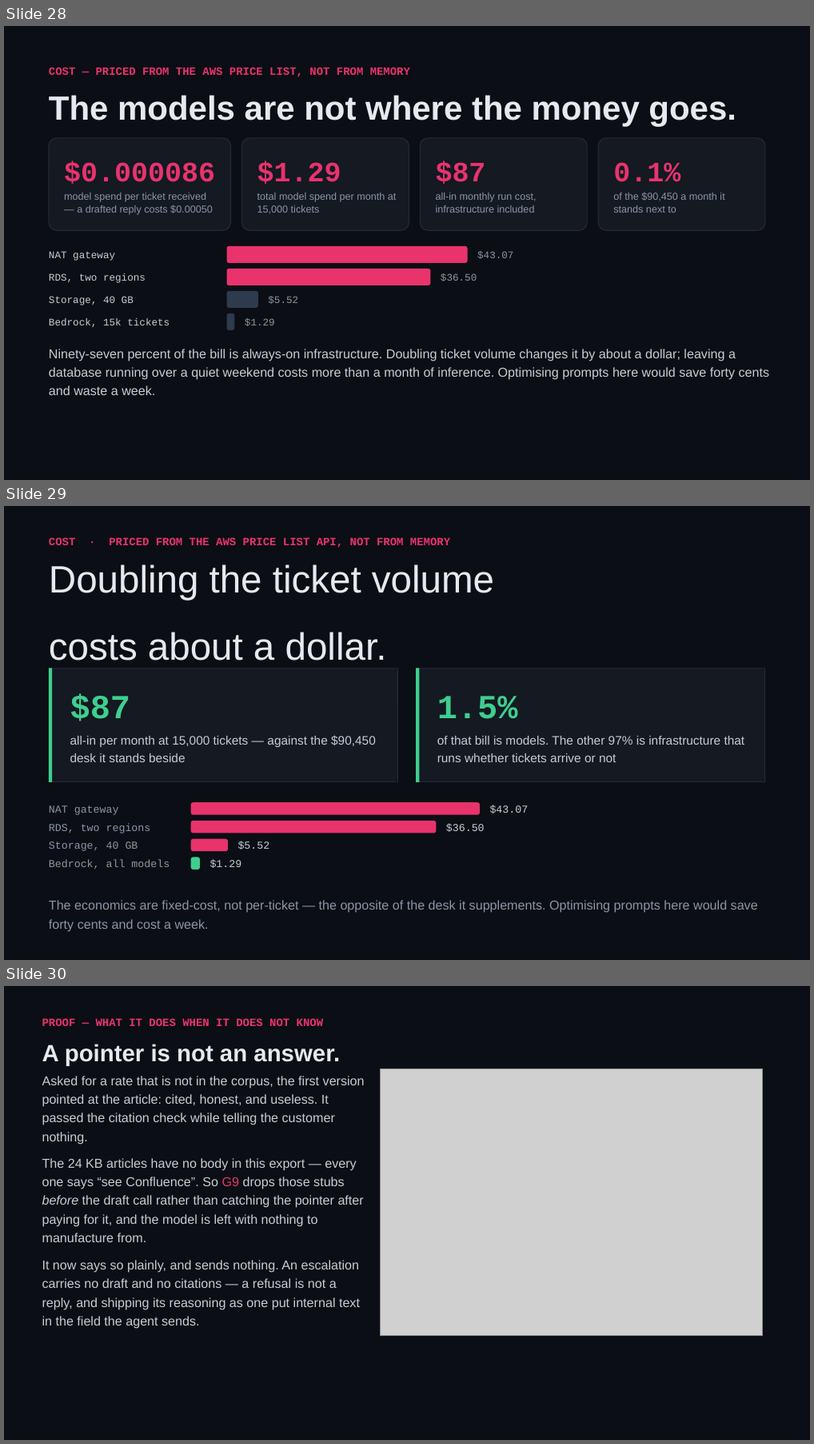
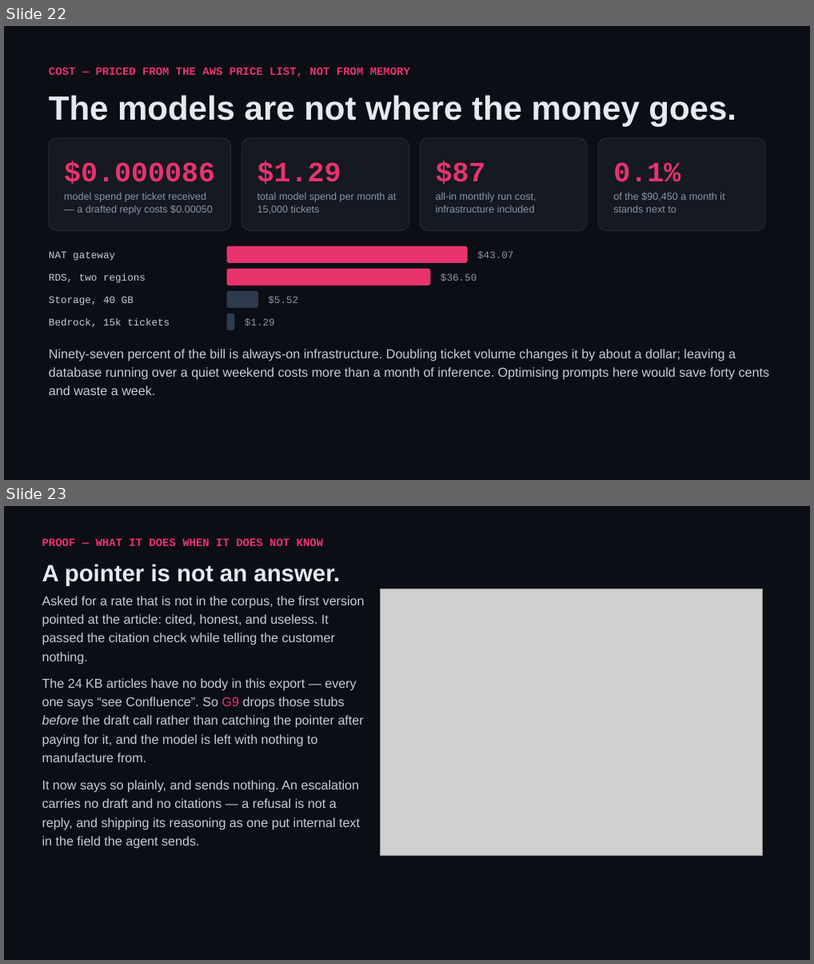
Before and after one commit to shivam-25/ramco-payce-pilot, a slide deck: docs/deck/ramco-payce-pilot.pptx. Shown one above the other, each under a label of ours: slides 28, 29 and 30 before the commit, slides 22 and 23 after it. The pictures are 814x1444 and 814x964 pixels, drawn with LibreOffice and Linux fonts; fonts in the diff are those of the drawing; grey boxes stand for pictures. Boxes give left, top, right and bottom in pixels: in the first picture for what was removed or moved away, otherwise in the second. Text is boxed around its words. In the diff, an @@ line names an element or a change of style, - is before the commit and + after.

```diff
--- a/docs/deck/ramco-payce-pilot.pptx
+++ b/docs/deck/ramco-payce-pilot.pptx
@@ slide 29 removed at (x1=4, y1=506, x2=810, y2=960), background #0B0E14 @@
@@ text removed at (x1=49, y1=537, x2=450, y2=548) @@
-COST · PRICED FROM THE AWS PRICE LIST API, NOT FROM MEMORY
@@ text removed at (x1=49, y1=564, x2=494, y2=660) @@
-Doubling the ticket volume
-costs about a dollar.
@@ rounded rectangle removed at (x1=49, y1=668, x2=398, y2=782) @@
@@ line removed from (49, 668) to (398, 668) @@
@@ line removed from (50, 668) to (50, 782) @@
@@ line removed from (398, 668) to (398, 782) @@
@@ rounded rectangle removed at (x1=416, y1=668, x2=766, y2=782) @@
@@ line removed from (416, 668) to (766, 668) @@
@@ line removed from (418, 668) to (418, 782) @@
@@ line removed from (766, 668) to (766, 782) @@
@@ text removed at (x1=70, y1=693, x2=131, y2=721) @@
-$87
@@ text removed at (x1=438, y1=696, x2=518, y2=719) @@
-1.5%
@@ text removed at (x1=70, y1=735, x2=376, y2=762) @@
-all-in per month at 15,000 tickets — against the $90,450 desk it stands beside
@@ text removed at (x1=438, y1=736, x2=746, y2=762) @@
-of that bill is models. The other 97% is infrastructure that runs whether tickets arrive or not
@@ line removed from (49, 782) to (398, 782) @@
@@ line removed from (416, 782) to (766, 782) @@
@@ text removed at (x1=49, y1=805, x2=119, y2=815) @@
-NAT gateway
@@ rounded rectangle removed at (x1=191, y1=802, x2=480, y2=814) @@
@@ text removed at (x1=490, y1=804, x2=529, y2=813) @@
-$43.07
@@ text removed at (x1=49, y1=823, x2=151, y2=833) @@
-RDS, two regions
@@ text removed at (x1=49, y1=841, x2=138, y2=851) @@
-Storage, 40 GB
@@ rounded rectangle removed at (x1=191, y1=820, x2=436, y2=832) @@
@@ rounded rectangle removed at (x1=191, y1=838, x2=228, y2=850) @@
@@ text removed at (x1=238, y1=841, x2=270, y2=849) @@
-$5.52
@@ text removed at (x1=446, y1=823, x2=485, y2=832) @@
-$36.50
@@ text removed at (x1=49, y1=860, x2=170, y2=868) @@
-Bedrock, all models
@@ rounded rectangle removed at (x1=191, y1=856, x2=200, y2=869) @@
@@ text removed at (x1=210, y1=860, x2=242, y2=868) @@
-$1.29
@@ text removed at (x1=49, y1=900, x2=758, y2=932) @@
-The economics are fixed-cost, not per-ticket — the opposite of the desk it supplements. Optimising prompts here would save forty cents and cost a week.
@@ what was slide 28 is now slide 22 @@
@@ what was slide 30 is now slide 23 @@
```
Also in this commit, not shown: 1 slide changed, 6 other slides removed, 13 other files.
